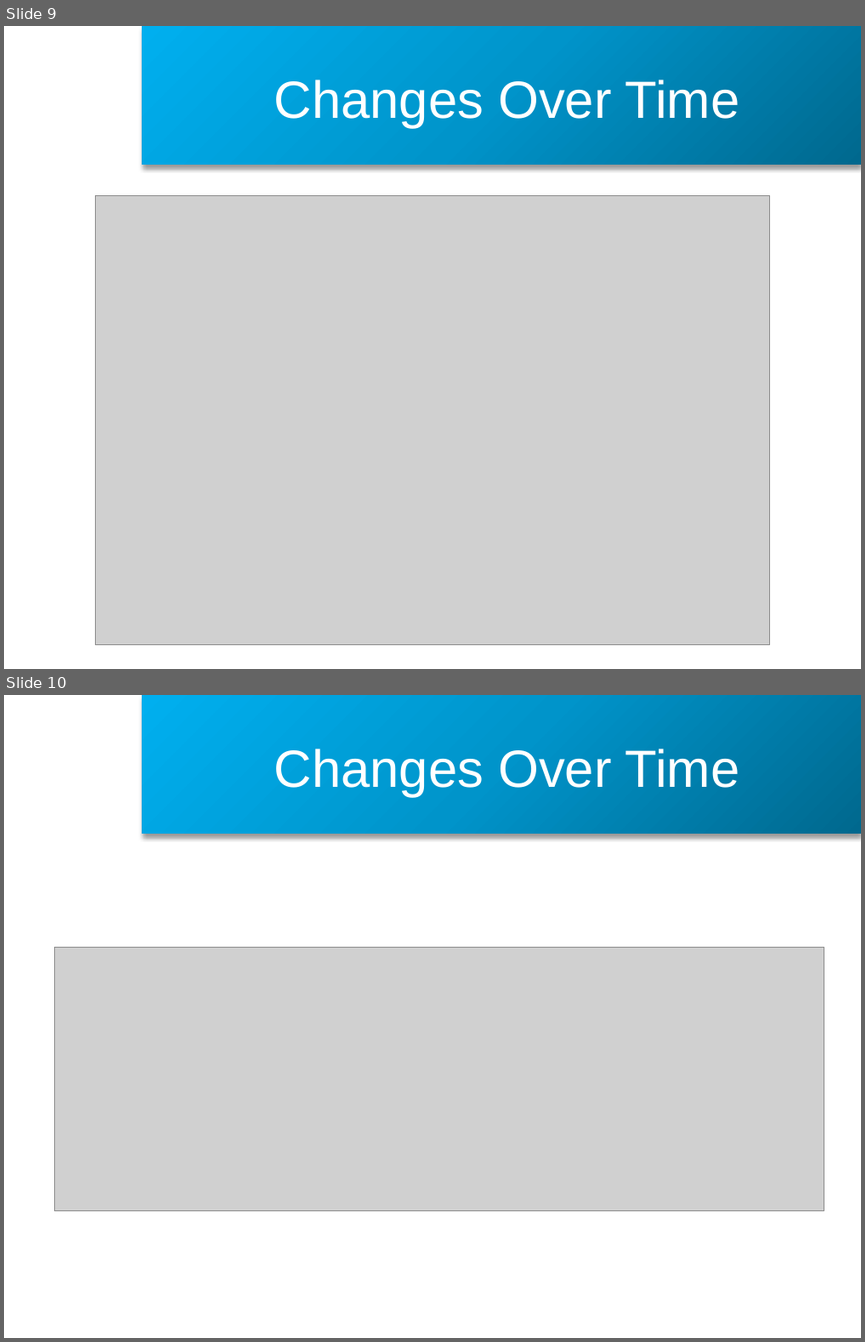
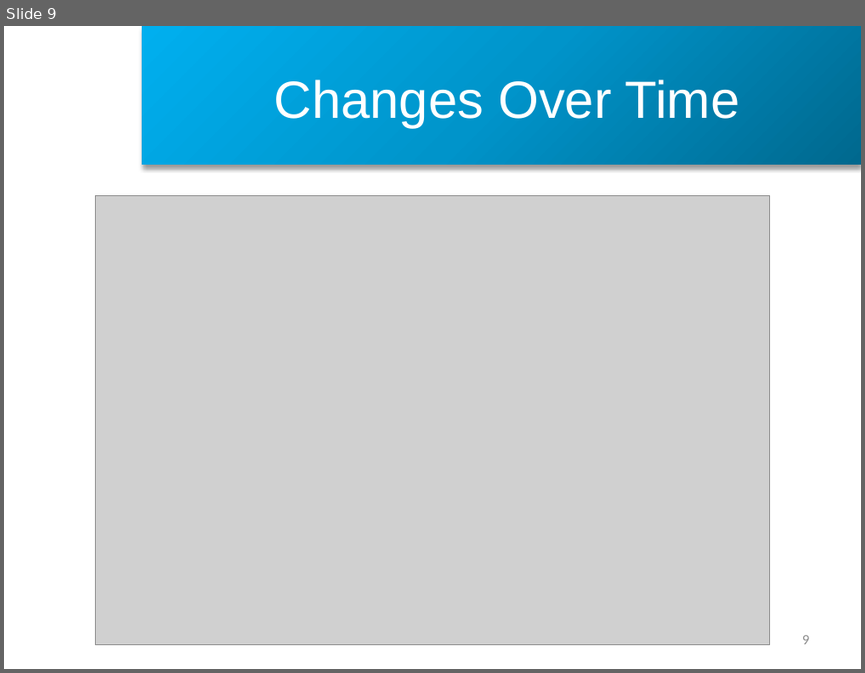
Before and after one commit to CedricReichenbach/DoodleDebug, a slide deck: presentations/Demo DoodleDebug Spring 2013.pptx. Shown one above the other, each under a label of ours: slides 9 and 10 before the commit, slide 9 after it. The pictures are 865x1342 and 865x673 pixels, drawn with LibreOffice and Linux fonts; fonts in the diff are those of the drawing; grey boxes stand for pictures; background and template pictures are left out. Boxes give left, top, right and bottom in pixels: in the first picture for what was removed or moved away, otherwise in the second. Text is boxed around its words. In the diff, an @@ line names an element or a change of style, - is before the commit and + after.

```diff
--- a/presentations/Demo DoodleDebug Spring 2013.pptx
+++ b/presentations/Demo DoodleDebug Spring 2013.pptx
@@ slide 10 removed at (x1=4, y1=695, x2=861, y2=1338), background #FFFFFF; not listed: 1 template element that a slide beside it also shows @@
@@ title removed at (x1=274, y1=749, x2=740, y2=797) @@
-Changes Over Time
@@ picture removed at (x1=54, y1=947, x2=824, y2=1211) @@
@@ slide 9 changed as well @@
@@ page number added at (x1=802, y1=635, x2=809, y2=644), 12 pt, text #8C8C8C @@
+9
```
Also in this commit, not shown: 12 other slides changed, 4 slides added, 4 other slides removed, 28 other files.
